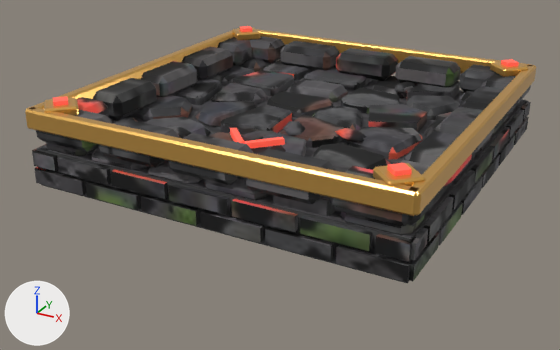
An edit to the glTF model assets/noir/plates/plate_3_war.glb, drawn before and after from the same camera.
Before and after are seen from a 50 mm lens placed at (1.82, -3.55, 1.63), pointed at (-0.06, -0.13, -0.07). The axes (+X, +Y, +Z) are drawn at lower left. The lights are the same throughout. The first picture is the older version. Vertices at exactly the same position are counted once.

The first picture shows 'plate_3_war'.
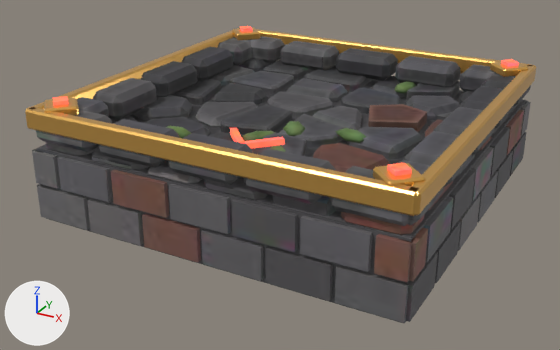
The newer file is also turned or shifted as a whole; pictures and numbers use the older file's frame.

Pixel boxes [x1, y1, x2, y2] of what changed, in the pictures (560 x 350 px; the box of a moved part takes in the faces that stretch with it):
'plate_3_war', surface changed, reshaped (16% taller)
    before: [25, 26, 536, 283]
    after: [25, 26, 536, 323]
part 1 of me_plate_3_war, added
    after: [37, 186, 90, 230]
part 2 of me_plate_3_war, added
    after: [87, 199, 143, 246]
part 3 of me_plate_3_war, added (brown)
    after: [142, 213, 201, 262]
part 4 of me_plate_3_war, added
    after: [201, 229, 264, 281]
part 5 of me_plate_3_war, added
    after: [266, 246, 333, 301]
part 6 of me_plate_3_war, added
    after: [335, 265, 409, 323]
part 7 of me_plate_3_war, added
    after: [396, 252, 438, 322]
part 8 of me_plate_3_war, added
    after: [435, 221, 461, 283]
part 9 of me_plate_3_war, added
    after: [458, 194, 481, 251]
part 10 of me_plate_3_war, added
    after: [478, 171, 498, 223]
part 11 of me_plate_3_war, added
    after: [495, 150, 513, 198]
part 12 of me_plate_3_war, added
    after: [510, 132, 527, 176]
part 13 of me_plate_3_war, deleted
    before: [85, 134, 515, 262]
part 14 of me_plate_3_war, moved or reshaped
    before: [32, 101, 531, 283]
    after: [32, 101, 527, 323]
part 15 of me_plate_3_war, surface changed
    before: [33, 26, 530, 283]
    after: [33, 26, 530, 323]
part 16 of me_plate_3_war, recoloured
    both: [53, 26, 519, 176]

Patch to the scene script:
```diff
--- a/assets/noir/plates/plate_3_war.glb.py
+++ b/assets/noir/plates/plate_3_war.glb.py
@@ mat_plate_3_war_paint @@
 n0 = _N.new('ShaderNodeBsdfPrincipled'); n0.name = 'Principled BSDF'
 n0.inputs[2].default_value = 0.78  # 'Roughness'
+n0.inputs[28].default_value = 1.6  # 'Emission Strength'
 n1 = _N.new('ShaderNodeOutputMaterial'); n1.name = 'Material Output'
 n2 = _N.new('ShaderNodeTexImage'); n2.name = 'Image Texture'
-n2.image = img_plate_3_war_paint
+n2.image = img_plate_3_war_emit
+n3 = _N.new('ShaderNodeTexImage'); n3.name = 'Image Texture.001'
+n3.image = img_plate_3_war_paint
 _L.new(n0.outputs[0], n1.inputs[0])  # 'BSDF' to 'Surface'
-_L.new(n2.outputs[0], n0.inputs[0])  # 'Color' to 'Base Color'
+_L.new(n2.outputs[0], n0.inputs[27])  # 'Color' to 'Emission Color'
+_L.new(n3.outputs[0], n0.inputs[0])  # 'Color' to 'Base Color'
@@ me_plate_3_war @@
-me_plate_3_war.from_pydata(...)  # 2427 vertices, 4342 faces; spans x -1.01..1.01, y -1.01..1.01, z -0.1..0.34
+me_plate_3_war.from_pydata(...)  # 2426 vertices, 4340 faces; spans x -1.01..1.01, y -1.01..1.01, z -0.29..0.34
+# me_plate_3_war part 1: a new loose piece, a box spanning x -0.987..-0.679, y -1.005..-0.935, z -0.269..-0.101, in mat_plate_3_war_paint
+# me_plate_3_war part 2: a new loose piece, a box spanning x -0.654..-0.346, y -1.005..-0.935, z -0.269..-0.101, in mat_plate_3_war_paint
+# me_plate_3_war part 3: a new loose piece, a box spanning x -0.321..-0.013, y -1.005..-0.935, z -0.269..-0.101, in mat_plate_3_war_paint
+# me_plate_3_war part 4: a new loose piece, a box spanning x 0.013..0.321, y -1.005..-0.935, z -0.269..-0.101, in mat_plate_3_war_paint
+# me_plate_3_war part 5: a new loose piece, a box spanning x 0.346..0.654, y -1.005..-0.935, z -0.269..-0.101, in mat_plate_3_war_paint
+# me_plate_3_war part 6: a new loose piece, a box spanning x 0.679..0.987, y -1.005..-0.935, z -0.269..-0.101, in mat_plate_3_war_paint
+# me_plate_3_war part 7: a new loose piece, a box spanning x 0.935..1.005, y -0.987..-0.679, z -0.269..-0.101, in mat_plate_3_war_paint
+# me_plate_3_war part 8: a new loose piece, a box spanning x 0.935..1.005, y -0.654..-0.346, z -0.269..-0.101, in mat_plate_3_war_paint
+# me_plate_3_war part 9: a new loose piece, a box spanning x 0.935..1.005, y -0.321..-0.013, z -0.269..-0.101, in mat_plate_3_war_paint
+# me_plate_3_war part 10: a new loose piece, a box spanning x 0.935..1.005, y 0.013..0.321, z -0.269..-0.101, in mat_plate_3_war_paint
+# me_plate_3_war part 11: a new loose piece, a box spanning x 0.935..1.005, y 0.346..0.654, z -0.269..-0.101, in mat_plate_3_war_paint
+# me_plate_3_war part 12: a new loose piece, a box spanning x 0.935..1.005, y 0.679..0.987, z -0.269..-0.101, in mat_plate_3_war_paint
+# me_plate_3_war part 13: 16 loose pieces with 128 vertices, spanning x -1.0..1.0, y -1.0..1.0, z -0.08..-0.01, are deleted
+# me_plate_3_war part 14: 86 vertices moved from x -1.0..1.0, y -1.0..1.0, z -0.1..0.11 to x -1.0..1.0, y -1.0..1.0, z -0.29..0.11; 87 vertices removed from x -1.0..1.0, y -1.0..1.0, z -0.08..0.13; 22 vertices added at x -1.0..1.0, y -1.0..1.0, z -0.08..0.11
+# me_plate_3_war part 15: 3898 kept faces spanning x -1.01..1.01, y -1.01..1.01, z -0.29..0.34 get new texture (UV) coordinates
+# me_plate_3_war part 16: 96 faces spanning x -0.93..0.93, y -0.93..0.93, z 0.16..0.34 switch from mat_glow_war (red #e1503f, glowing red #d14a3a) to mat_plate_3_war_paint
+# other edits to the shape of me_plate_3_war do not show in these pictures
 me_plate_3_war.materials.append(mat_gold)
```
